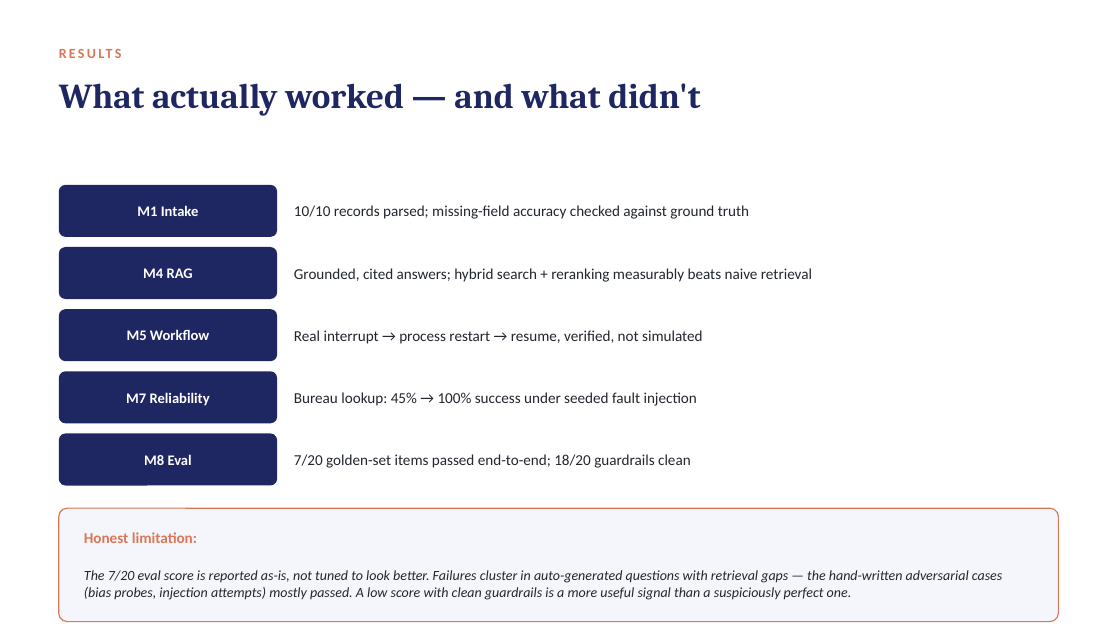
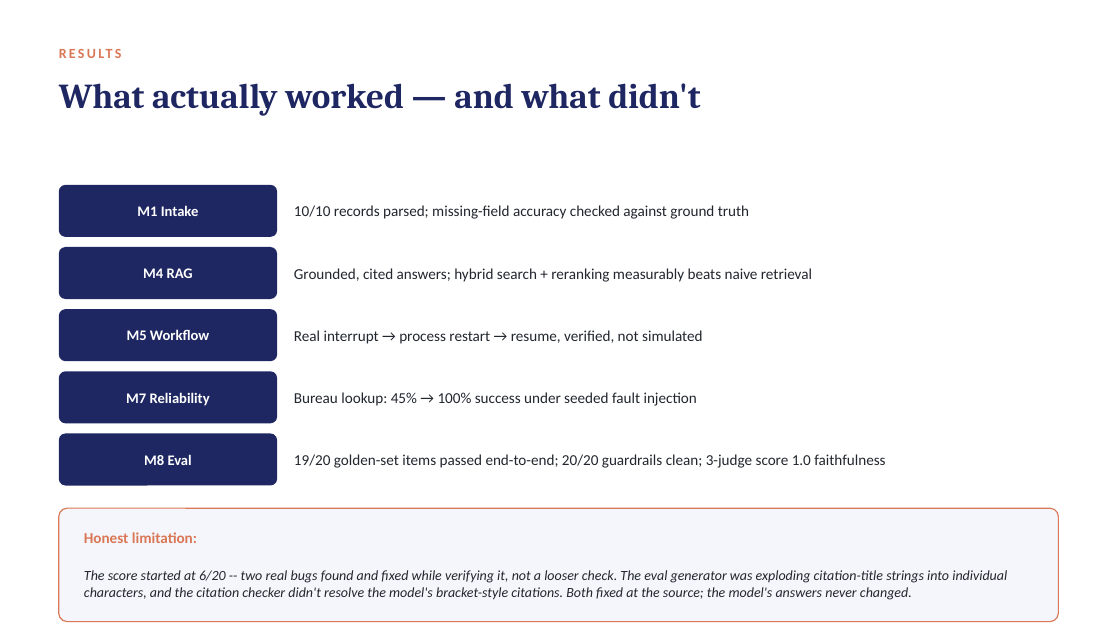
Before and after one commit to abhi-1006/wealthpilot, a slide deck: slide 9 of presentation/WealthPilot_Presentation.pptx. Drawn at 1120x630 pixels with LibreOffice and Linux fonts; fonts in the diff are those of the drawing. Boxes give left, top, right and bottom in pixels: in the first picture for what was removed or moved away, otherwise in the second. Text is boxed around its words. In the diff, an @@ line names an element or a change of style, - is before the commit and + after.

```diff
--- a/presentation/WealthPilot_Presentation.pptx
+++ b/presentation/WealthPilot_Presentation.pptx
@@ text at [294, 454, 885, 468]: text changed @@
-7/20 golden-set items passed end-to-end; 18/20 guardrails clean
+19/20 golden-set items passed end-to-end; 20/20 guardrails clean; 3-judge score 1.0 faithfulness
@@ text at [84, 570, 1007, 600]: text changed @@
-The 7/20 eval score is reported as-is, not tuned to look better. Failures cluster in auto-generated questions with retrieval gaps — the hand-written adversarial cases (bias probes, injection attempts) mostly passed. A low score with clean guardrails is a more useful signal than a suspiciously perfect one.
+The score started at 6/20 -- two real bugs found and fixed while verifying it, not a looser check. The eval generator was exploding citation-title strings into individual characters, and the citation checker didn't resolve the model's bracket-style citations. Both fixed at the source; the model's answers never changed.
```
Also in this commit, not shown: 1 other slide changed, 2 other files.
